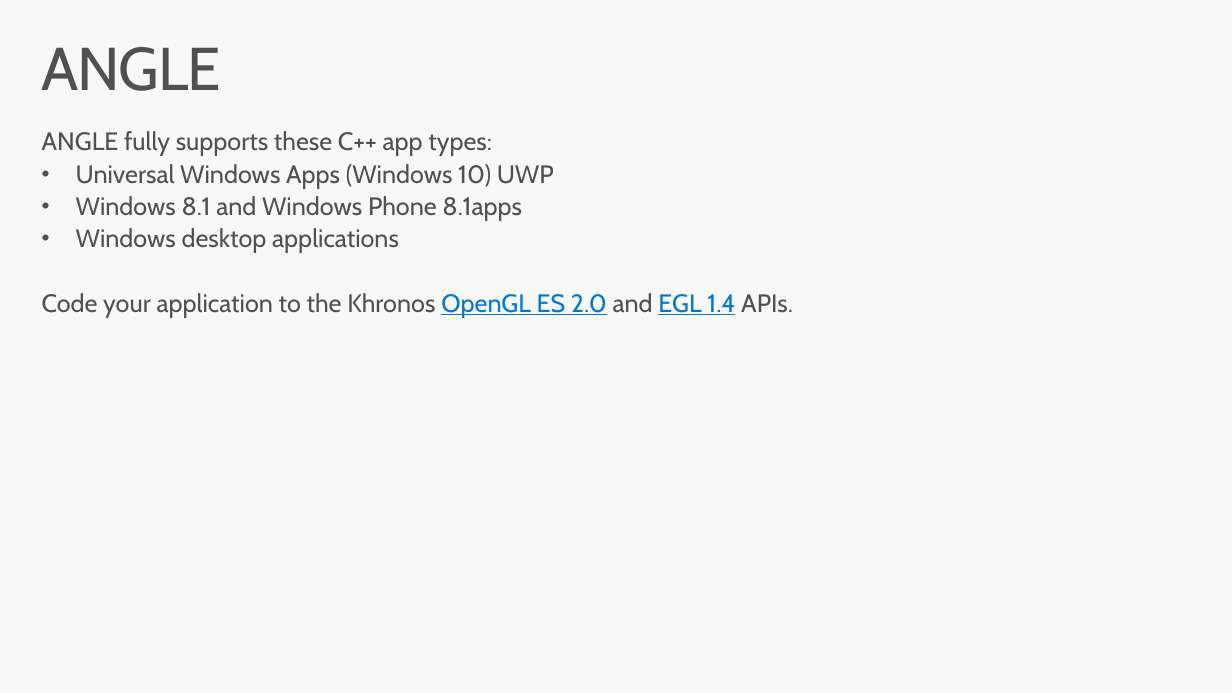
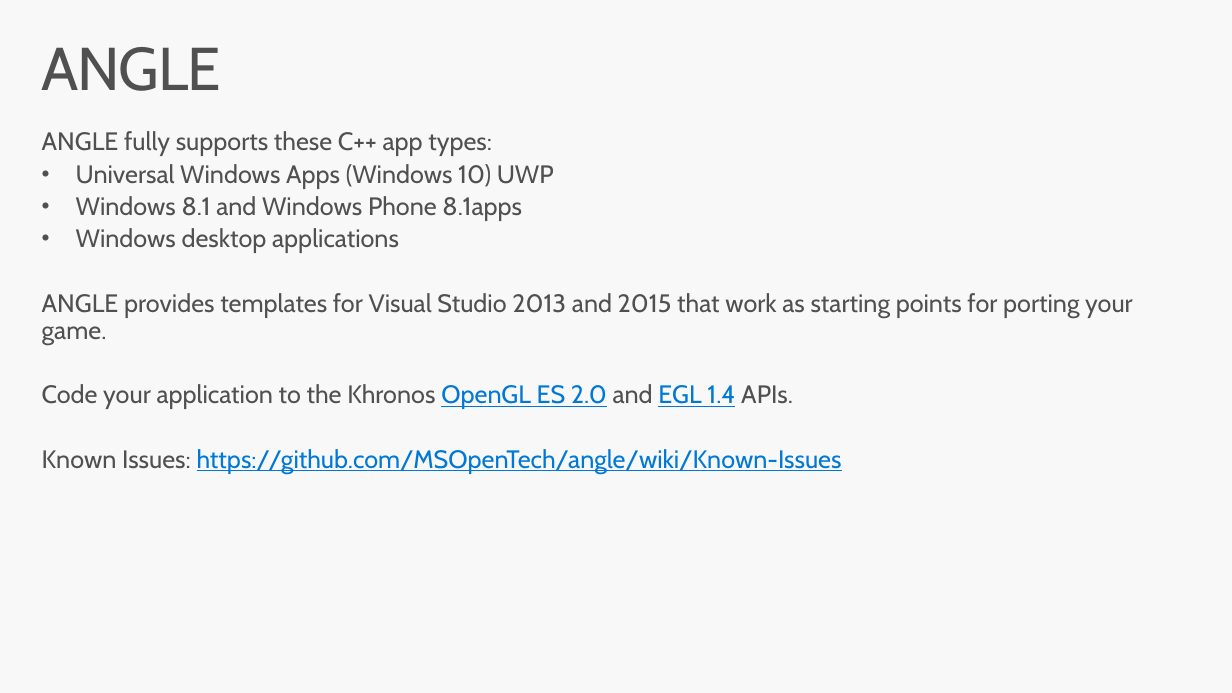
Before and after one commit to Microsoft-Build-2016/CodeLabs-GameDev-3-ANGLE, a slide deck: slide 6 of Presentation.pptx. Drawn at 1232x693 pixels with LibreOffice and Linux fonts; fonts in the diff are those of the drawing. Boxes give left, top, right and bottom in pixels: in the first picture for what was removed or moved away, otherwise in the second. Text is boxed around its words. In the diff, an @@ line names an element or a change of style, - is before the commit and + after.

Commit message:
updated slides with ANGLE content

```diff
--- a/Presentation.pptx
+++ b/Presentation.pptx
@@ text at (42, 293, 1133, 345): paragraph added @@
+  ANGLE provides templates for Visual Studio 2013 and 2015 that work as starting points for porting your game.
@@ text at (42, 449, 842, 474): paragraph added @@
+  Known Issues: https://github.com/MSOpenTech/angle/wiki/Known-Issues
```
Also in this commit, not shown: 1 other slide changed.
